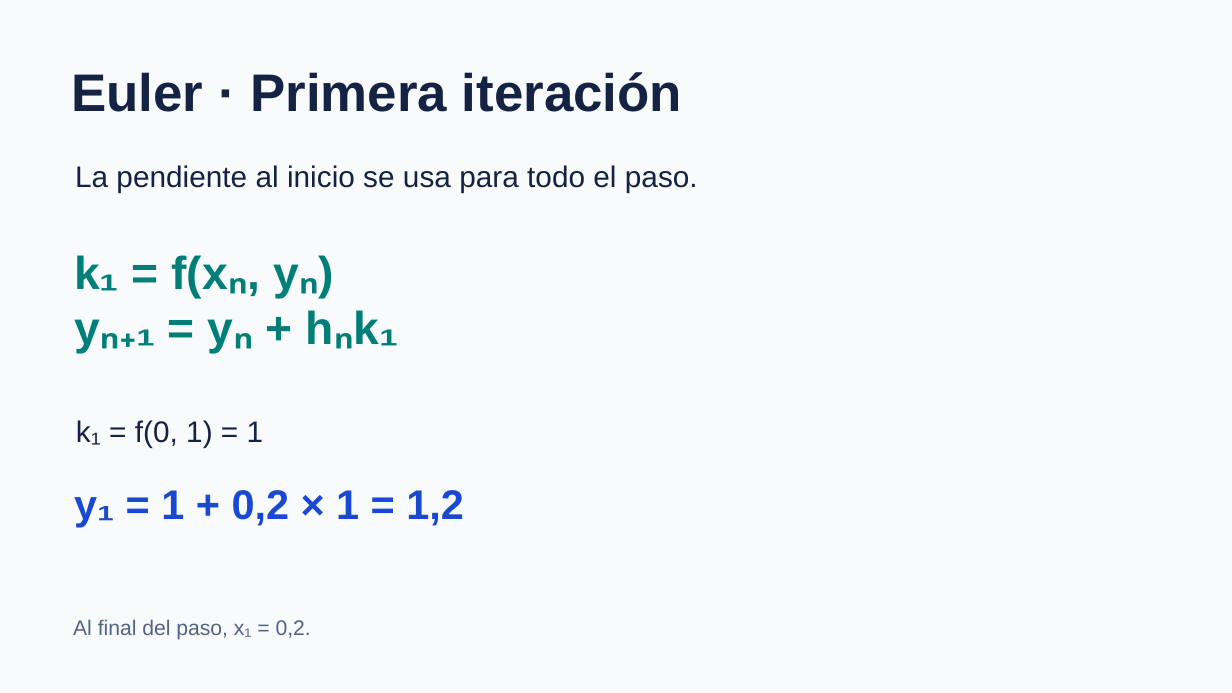
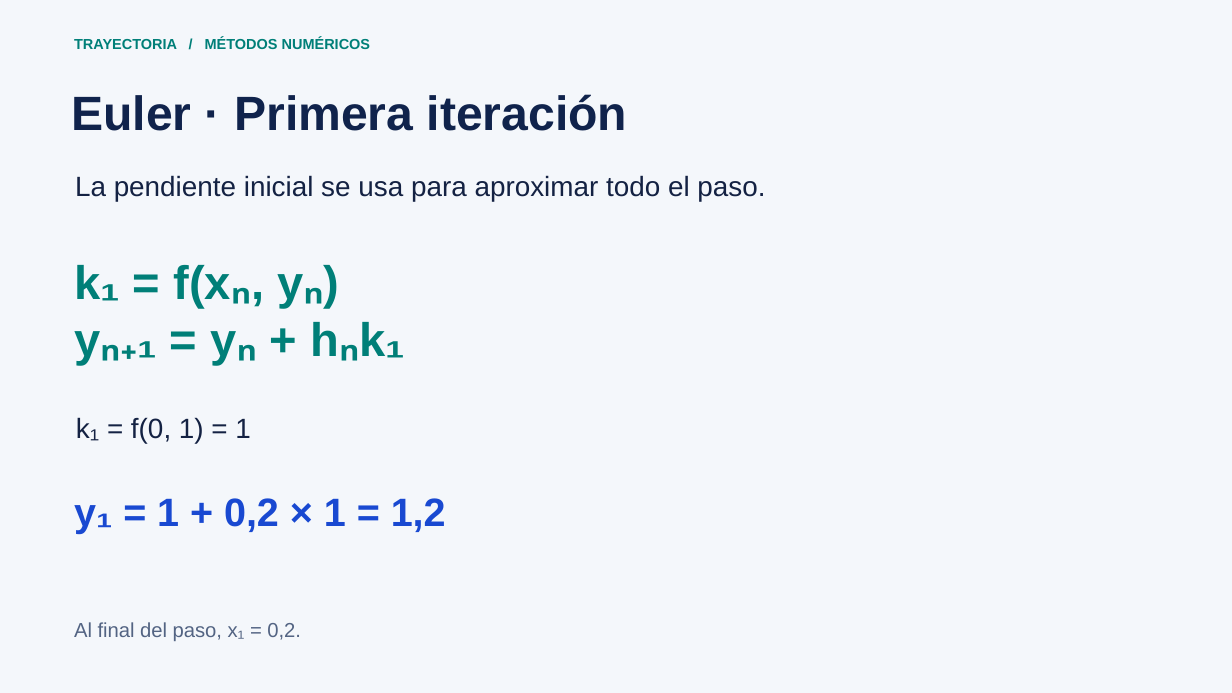
Before and after one commit to Quetzalq4321q/metodos-numericos, a slide deck: slide 4 of output/Trayectoria-Demostracion.pptx. Drawn at 1232x693 pixels with LibreOffice and Linux fonts; fonts in the diff are those of the drawing. Boxes give left, top, right and bottom in pixels: in the first picture for what was removed or moved away, otherwise in the second. Text is boxed around its words. In the diff, an @@ line names an element or a change of style, - is before the commit and + after.

```diff
--- a/output/Trayectoria-Demostracion.pptx
+++ b/output/Trayectoria-Demostracion.pptx
@@ background #F8FAFC to #F4F7FB @@
@@ text added at (74, 37, 371, 49), 11.2 pt, text #007F78, bold @@
+TRAYECTORIA / MÉTODOS NUMÉRICOS
@@ text "Euler · Primera iteración": place and size @@
-text "Euler · Primera iteración" at (71, 72, 682, 112)
+text "Euler · Primera iteración" at (71, 94, 627, 131)
@@ text "Euler · Primera iteración" at (71, 94, 627, 131): size 41.2 to 37.5 pt, text colour #142243 to #10234C @@
@@ text at (75, 175, 765, 202): text changed; size 23.2 to 21.8 pt @@
-La pendiente al inicio se usa para todo el paso.
+La pendiente inicial se usa para aproximar todo el paso.
@@ text "k₁ = f(xₙ, yₙ)": place and size @@
-text "k₁ = f(xₙ, yₙ)" at (74, 255, 227, 346)
+text "k₁ = f(xₙ, yₙ)" at (74, 265, 231, 358)
@@ text "k₁ = f(xₙ, yₙ)" at (74, 265, 231, 358): size 36 to 36.8 pt @@
@@ text "k₁ = f(0, 1) = ..." at (76, 417, 250, 443): size 23.2 to 21.8 pt @@
@@ text "y₁ = 1 + 0,2 ...": place and size @@
-text "y₁ = 1 + 0,2 ..." at (74, 490, 464, 527)
+text "y₁ = 1 + 0,2 ..." at (74, 498, 446, 534)
@@ text "y₁ = 1 + 0,2 ..." at (74, 498, 446, 534): size 32.2 to 30.8 pt @@
@@ text "Al final del paso, x₁ ..." at (74, 622, 301, 641): size 16.5 to 15.8 pt @@
```
Also in this commit, not shown: 4 other slides changed, 3 slides added, 3 slides removed, 11 other files.
